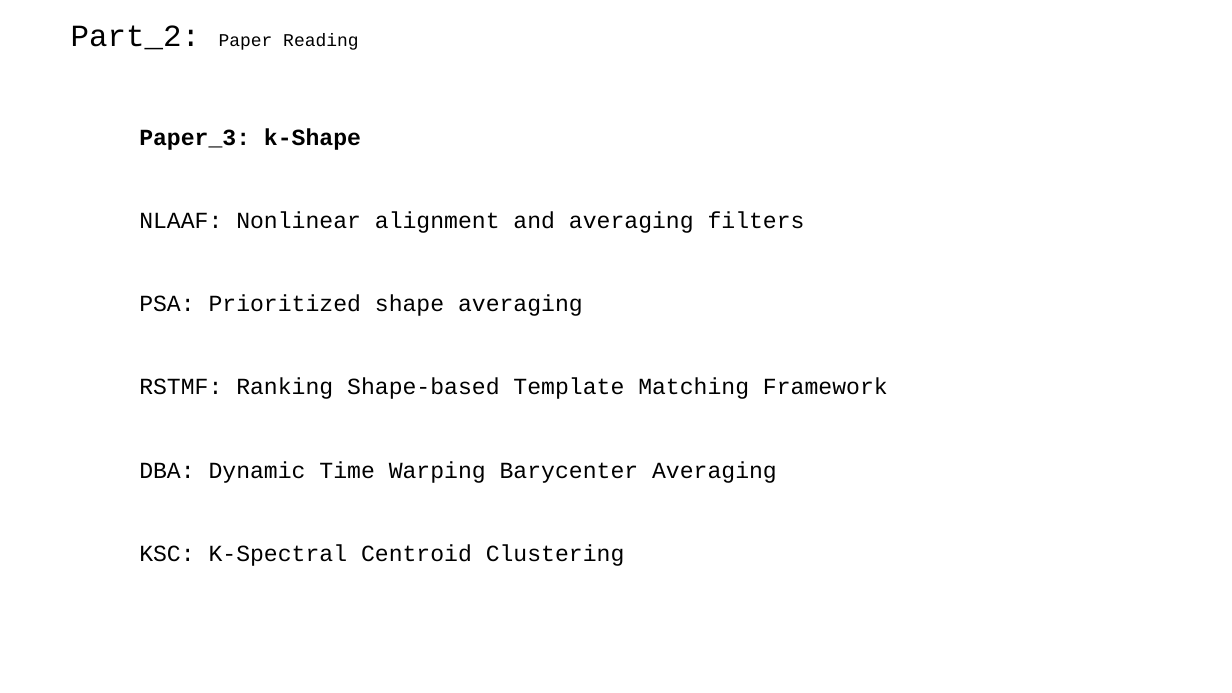
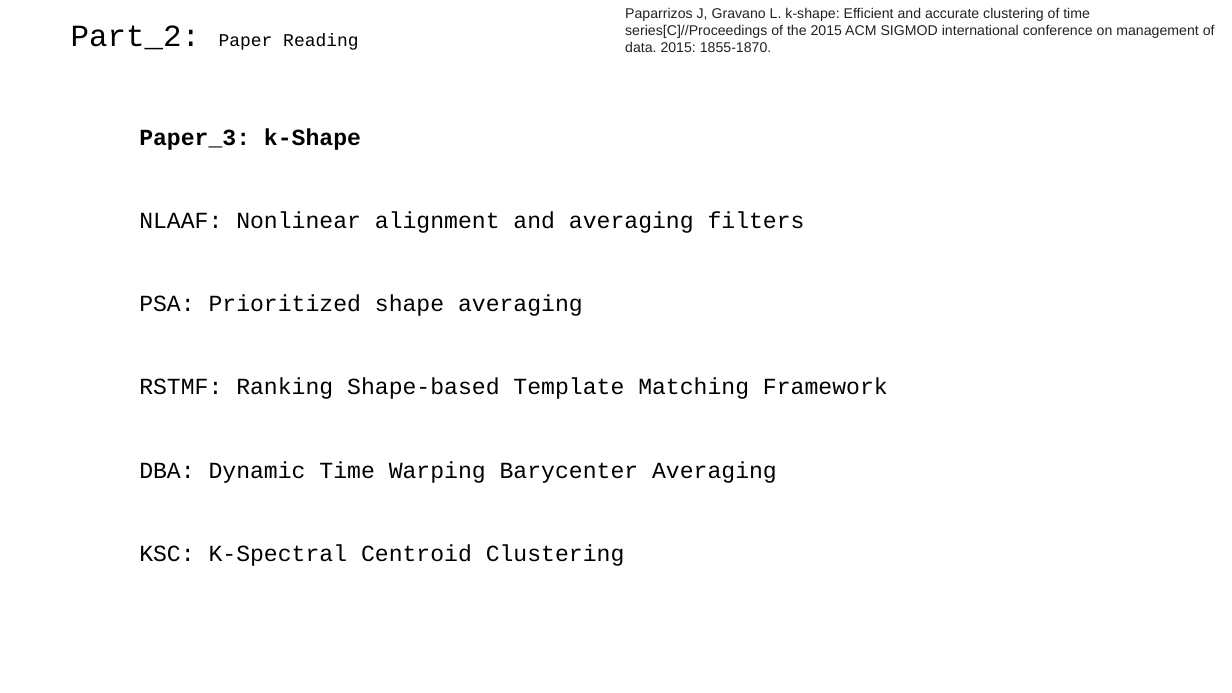
Before and after one commit to A-Big-Tortoise/Presentation, a slide deck: slide 14 of Presentation_1106_JiayuChen.pptx. Drawn at 1232x693 pixels with LibreOffice and Linux fonts; fonts in the diff are those of the drawing. Boxes give left, top, right and bottom in pixels: in the first picture for what was removed or moved away, otherwise in the second. Text is boxed around its words. In the diff, an @@ line names an element or a change of style, - is before the commit and + after.

```diff
--- a/Presentation_1106_JiayuChen.pptx
+++ b/Presentation_1106_JiayuChen.pptx
@@ text added at box(625, 7, 1215, 52), 11 pt, text #222222 @@
+Paparrizos J, Gravano L. k-shape: Efficient and accurate clustering of time series[C]//Proceedings of the 2015 ACM SIGMOD international conference on management of data. 2015: 1855-1870.
```
Also in this commit, not shown: 4 other slides changed, 1 other file.
